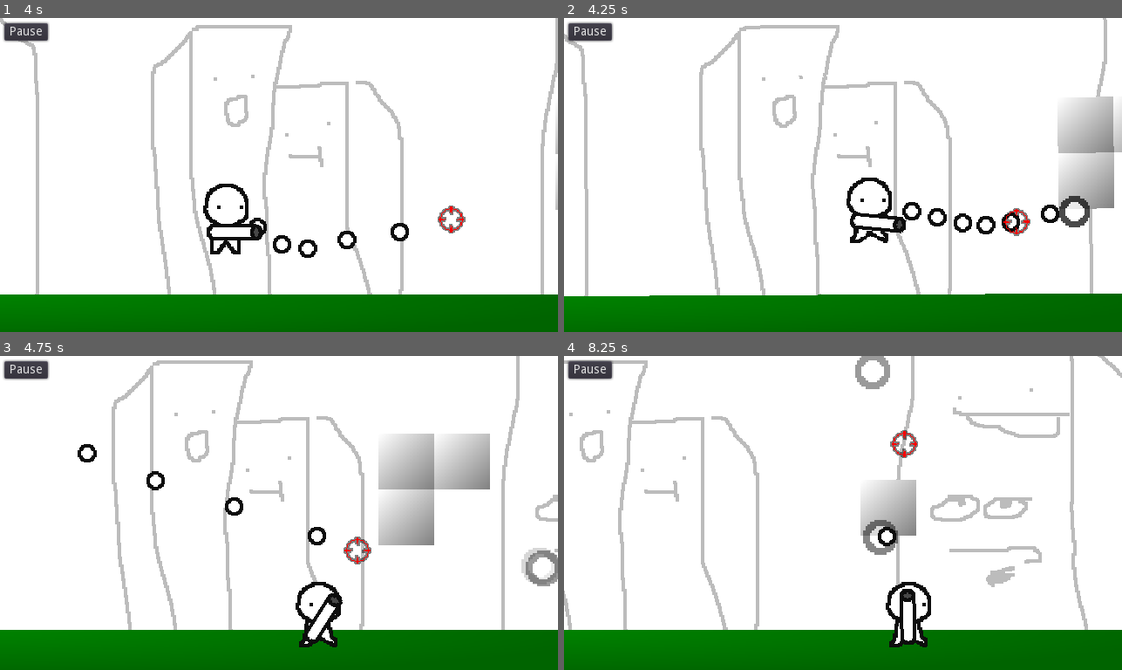
Above: before the commit, frames 1-4 (two rows, left to right).
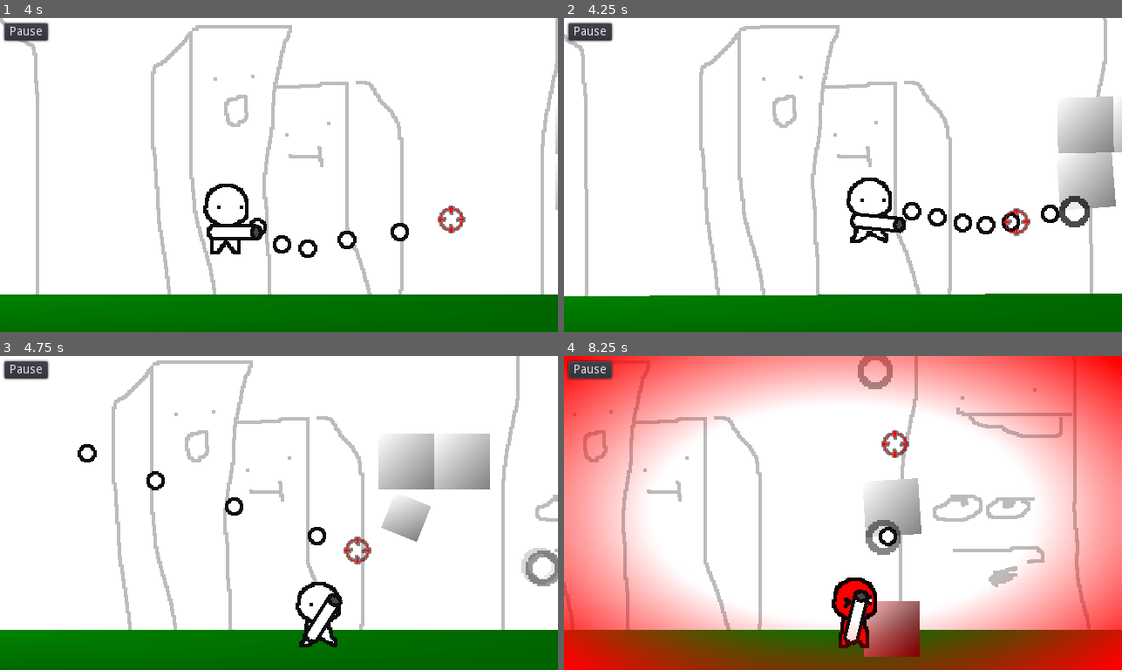
Above: after the commit, the same moments.

Repository: dranik544/explanation-overdue
Game: Godot game, scene res://scenes/main.tscn
Same seed, same stepped clock (60 frames per second), same inputs: the game is played once before the commit and once after it.
Inputs (mouse positions are in pixels of both pictures, inside the frame that each line leads up to):
- Up to frame 1 (4 s): tap Enter at 0.5 s; move the mouse to (401, 159) at 0.52 s; press the mouse at (401, 159) at 0.53 s; hold D (RIGHT) 0.53-1.25 s; tap W (JUMP) at 0.77, 3.77 s; release the mouse at (401, 159) at 1.25 s; drag from (167, 190) to (541, 87) at 1.27 s; move the mouse to (334, 105) at 2.02 s; press the mouse at (334, 105) at 2.03 s; hold A (LEFT) 2.03-2.75 s; release the mouse at (334, 105) at 2.75 s; drag from (251, 237) to (362, 30) at 2.77 s; move the mouse to (446, 222) at 3.52 s; press the mouse at (446, 222) at 3.53 s; hold D (RIGHT) from 3.53 s (still down)
- Up to frame 2 (4.25 s): keep holding D (RIGHT)
- Up to frame 3 (4.75 s): release D (RIGHT) at 4.25 s; release the mouse at (446, 560) at 4.25 s; drag from (111, 465) to (357, 550) at 4.27 s
- Up to frame 4 (8.25 s): move the mouse to (870, 513) at 5.02 s; press the mouse at (870, 513) at 5.03 s; hold D (RIGHT) 5.03-5.75 s; release the mouse at (870, 513) at 5.75 s; drag from (759, 434) to (904, 534) at 5.77 s; move the mouse to (965, 497) at 6.52 s; press the mouse at (965, 497) at 6.53 s; hold A (LEFT) 6.53-7.25 s; tap W (JUMP) at 6.77 s; release the mouse at (965, 497) at 7.25 s; drag from (731, 528) to (876, 365) at 7.27 s; move the mouse to (898, 443) at 8.02 s; press the mouse at (898, 443) at 8.03 s; hold D (RIGHT) from 8.03 s (still down)

Frame 1 is identical in both runs. In frame 2, less than 0.1% of the frame differs, in the area x 88-99%, y 42-61%; in frame 3, 0.8%; in frame 4, 59%, in the area x 0-100%, y 0-100%.

Commit message:
добавлен тип блока damaging

Diff:
--- a/scenes/blocks/block_1.tscn
+++ b/scenes/blocks/block1_undamaged.tscn
@@ -14,12 +14,10 @@
 height = 48
 fill_to = Vector2( 1, 1 )
 
-[node name="block1" type="StaticBody2D"]
+[node name="block1_undamaged" type="StaticBody2D"]
 collision_layer = 4
 collision_mask = 8
 script = ExtResource( 1 )
-health = 9999
-currentBlockType = 1
 
 [node name="CollisionShape2D" type="CollisionShape2D" parent="."]
 shape = SubResource( 1 )
--- /dev/null
+++ b/scenes/blocks/block2_damaging.tscn
@@ -0,0 +1,40 @@
+[gd_scene load_steps=7 format=2]
+
+[ext_resource path="res://scenes/blocks/block_1.gd" type="Script" id=1]
+[ext_resource path="res://scenes/blocks/damagingArea.gd" type="Script" id=2]
+
+[sub_resource type="RectangleShape2D" id=1]
+extents = Vector2( 24, 24 )
+
+[sub_resource type="Gradient" id=2]
+colors = PoolColorArray( 1, 0.737305, 0.737305, 1, 0.225586, 0, 0, 1 )
+
+[sub_resource type="GradientTexture2D" id=3]
+gradient = SubResource( 2 )
+width = 48
+height = 48
+fill_to = Vector2( 1, 1 )
+
+[sub_resource type="RectangleShape2D" id=4]
+extents = Vector2( 25, 25 )
+
+[node name="block2_damaging" type="StaticBody2D"]
+collision_layer = 4
+collision_mask = 8
+script = ExtResource( 1 )
+currentBlockType = 2
+
+[node name="CollisionShape2D" type="CollisionShape2D" parent="."]
+shape = SubResource( 1 )
+
+[node name="Sprite" type="Sprite" parent="."]
+texture = SubResource( 3 )
+
+[node name="damagingArea" type="Area2D" parent="."]
+collision_layer = 0
+collision_mask = 2
+script = ExtResource( 2 )
+blockPath = NodePath("..")
+
+[node name="CollisionShape2D" type="CollisionShape2D" parent="damagingArea"]
+shape = SubResource( 4 )
--- a/scenes/blocks/block_1.gd
+++ b/scenes/blocks/block_1.gd
@@ -6,13 +6,22 @@
 var maxHealth: int                          # максимальное здоровье блока
 
 export var health: int = 4                  # здоровье блока (блять здоровье у блока, ахуенно просто)
+export(bool) var startedDeactivate = true   # стартовая деактивация
+
 # все типы блоков
 enum blockType {
-	default,
-	undamaged
+	default,       # обычный
+	undamaged,     # неразрушаемый
+	damaging       # наносящий урон # понадобится доп Area2D
 }
-export(blockType) var currentBlockType      # текущий тип блока
-export(bool) var startedDeactivate = true   # стартовая деактивация
+export(blockType) var currentBlockType                    # текущий тип блока
+export(int) var damagingTypeDamage = 5                    # сколько урона игроку наносит тип блока damaging
+export(bool) var damagingTypeDestroyAfterDamage = false   # уничтожение после нанесения урона игроку типа блока damaging
+export(NodePath) var damagingTypeAreaPath                 # путь к Area2D для типа блока damaging
+onready var damagingArea: Area2D = get_node(damagingTypeAreaPath) if damagingTypeAreaPath else null
+
+signal blockDeactivated
+signal blockActivated
 
 
 func _ready() -> void:
@@ -27,7 +36,7 @@
 
 	if Global.enableAnimations:
 		match currentBlockType:
-			blockType.default:
+			blockType.default, blockType.damaging:
 				var tweenDamage: Tween = Tween.new()
 				add_child(tweenDamage)
 
@@ -51,13 +60,9 @@
 
 	# если здоровья меньше или равно нулю, то ...
 	if health <= 0:
-		# отключаем обработку блока и коллизии
-		collisionShape2d.set_deferred("disabled", true)
-		set_process(false)
-
 		# ... запускаем анимацию в зависимости от типа блока
 		match currentBlockType:
-			blockType.default:
+			blockType.default, blockType.damaging:
 				if Global.enableAnimations:
 					var tween: Tween = Tween.new()
 					add_child(tween)
@@ -69,20 +74,26 @@
 				else:
 					sprite2d.scale = Vector2.ZERO
 
+		deactivate()
+
 func activate():
+	emit_signal("blockActivated")
+
 	health = maxHealth
 	returnSpriteAfterDestroyAnimation()
 	set_process(true)
 	collisionShape2d.set_deferred("disabled", false)
 
 func deactivate():
+	emit_signal("blockDeactivated")
+
 	health = maxHealth
 	set_process(false)
 	collisionShape2d.set_deferred("disabled", true)
 
 func returnSpriteAfterDestroyAnimation():
 	match currentBlockType:
-		0:
+		blockType.default, blockType.damaging:
 			sprite2d.rotation = 0.0
 			sprite2d.scale = Vector2(1.0, 1.0)
 			sprite2d.modulate = Color(1.0, 1.0, 1.0, 1.0)
--- /dev/null
+++ b/scenes/blocks/damagingArea.gd
@@ -0,0 +1,38 @@
+extends Area2D
+
+export(NodePath) var blockPath
+onready var block: StaticBody2D = get_node(blockPath) if blockPath else null
+
+var player: KinematicBody2D
+var damage: int
+
+
+func _ready():
+	if player == null and get_tree().get_first_node_in_group("player") != null: player = get_tree().get_first_node_in_group("player")
+	connect("body_entered", self, "bodyEntered")
+
+	if block != null:
+		if block.has_signal("blockDeactivated"): block.connect("blockDeactivated", self, "blockDeactivated"); print("deact connect")
+		if block.has_signal("blockActivated"): block.connect("blockActivated", self, "blockActivated"); print("act connect")
+		damage = block.damagingTypeDamage
+
+func bodyEntered(body: Node2D):
+	if player == null and get_tree().get_first_node_in_group("player") != null: player = get_tree().get_first_node_in_group("player")
+
+	if body == player:
+		if body.has_method("damage"):
+			body.damage(damage)
+
+			if block.damagingTypeDestroyAfterDamage: block.destroy(9999)
+
+func blockActivated():
+	print("act")
+
+	set_deferred("monitorable", true)
+	set_deferred("monitoring", true)
+
+func blockDeactivated():
+	print("deact")
+
+	set_deferred("monitorable", false)
+	set_deferred("monitoring", false)
--- a/scenes/blocks_group_1.gd
+++ b/scenes/blocks_group_1.gd
@@ -9,13 +9,11 @@
 		get_parent().returnBlock(self)
 
 func activate():
-	visible = true
 	set_process(true)
 	for i in get_children():
 		if i.has_method("activate"): i.activate()
 
 func deactivate():
-	visible = false
 	set_process(false)
 	for i in get_children():
 		if i.has_method("deactivate"): i.deactivate()
--- a/scenes/main.tscn
+++ b/scenes/main.tscn
@@ -1,16 +1,17 @@
-[gd_scene load_steps=23 format=2]
+[gd_scene load_steps=24 format=2]
 
 [ext_resource path="res://scenes/player/player.tscn" type="PackedScene" id=1]
 [ext_resource path="res://scenes/projectile_pool.gd" type="Script" id=2]
 [ext_resource path="res://scenes/block_pool.gd" type="Script" id=3]
 [ext_resource path="res://scenes/projectiles/blaster projectile1.tscn" type="PackedScene" id=4]
 [ext_resource path="res://scenes/blocks_group_1.gd" type="Script" id=5]
-[ext_resource path="res://scenes/blocks/block_1.tscn" type="PackedScene" id=6]
+[ext_resource path="res://scenes/blocks/block1_undamaged.tscn" type="PackedScene" id=6]
 [ext_resource path="res://scenes/camera_2d.gd" type="Script" id=7]
 [ext_resource path="res://scenes/finalPortal.tscn" type="PackedScene" id=8]
 [ext_resource path="res://scenes/main.gd" type="Script" id=9]
 [ext_resource path="res://scenes/deathZone.gd" type="Script" id=10]
 [ext_resource path="res://sprites/backgrounds/bg1.png" type="Texture" id=11]
+[ext_resource path="res://scenes/blocks/block2_damaging.tscn" type="PackedScene" id=12]
 
 [sub_resource type="GDScript" id=11]
 script/source = "extends Node2D
@@ -142,11 +143,16 @@
 [node name="block1" parent="BlockPool/blocksGroup1" instance=ExtResource( 6 )]
 position = Vector2( 0, 104 )
 
+[node name="block2_damaging" parent="BlockPool/blocksGroup1" instance=ExtResource( 12 )]
+
 [node name="blocksGroup2" type="Node2D" parent="BlockPool"]
 position = Vector2( 0, -320 )
 script = ExtResource( 5 )
 
 [node name="block1" parent="BlockPool/blocksGroup2" instance=ExtResource( 6 )]
+
+[node name="block2_damaging" parent="BlockPool/blocksGroup2" instance=ExtResource( 12 )]
+position = Vector2( 0, 104 )
 
 [node name="blocksGroup3" type="Node2D" parent="BlockPool"]
 position = Vector2( 80, -320 )
Not shown, changed: todo.txt
